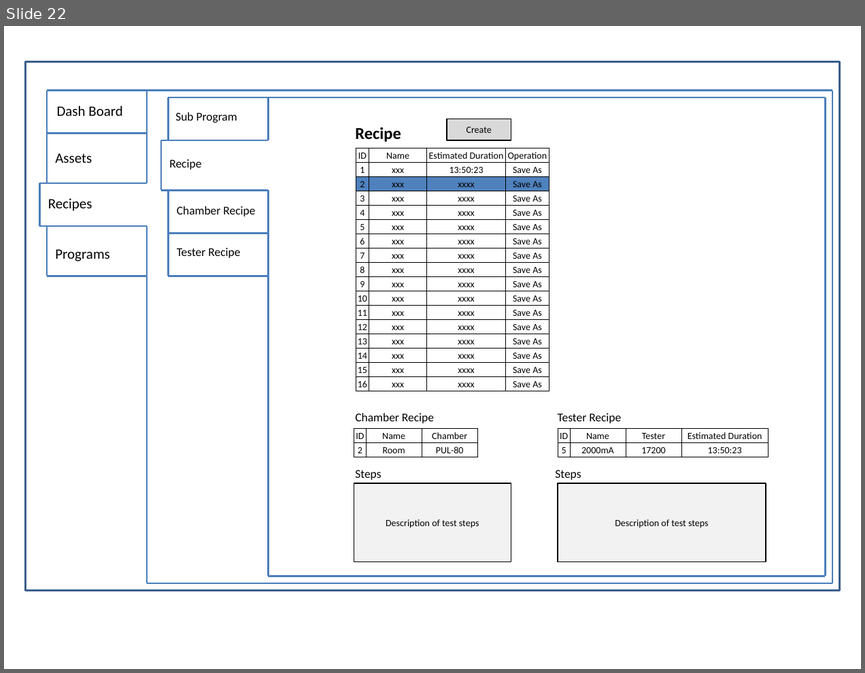
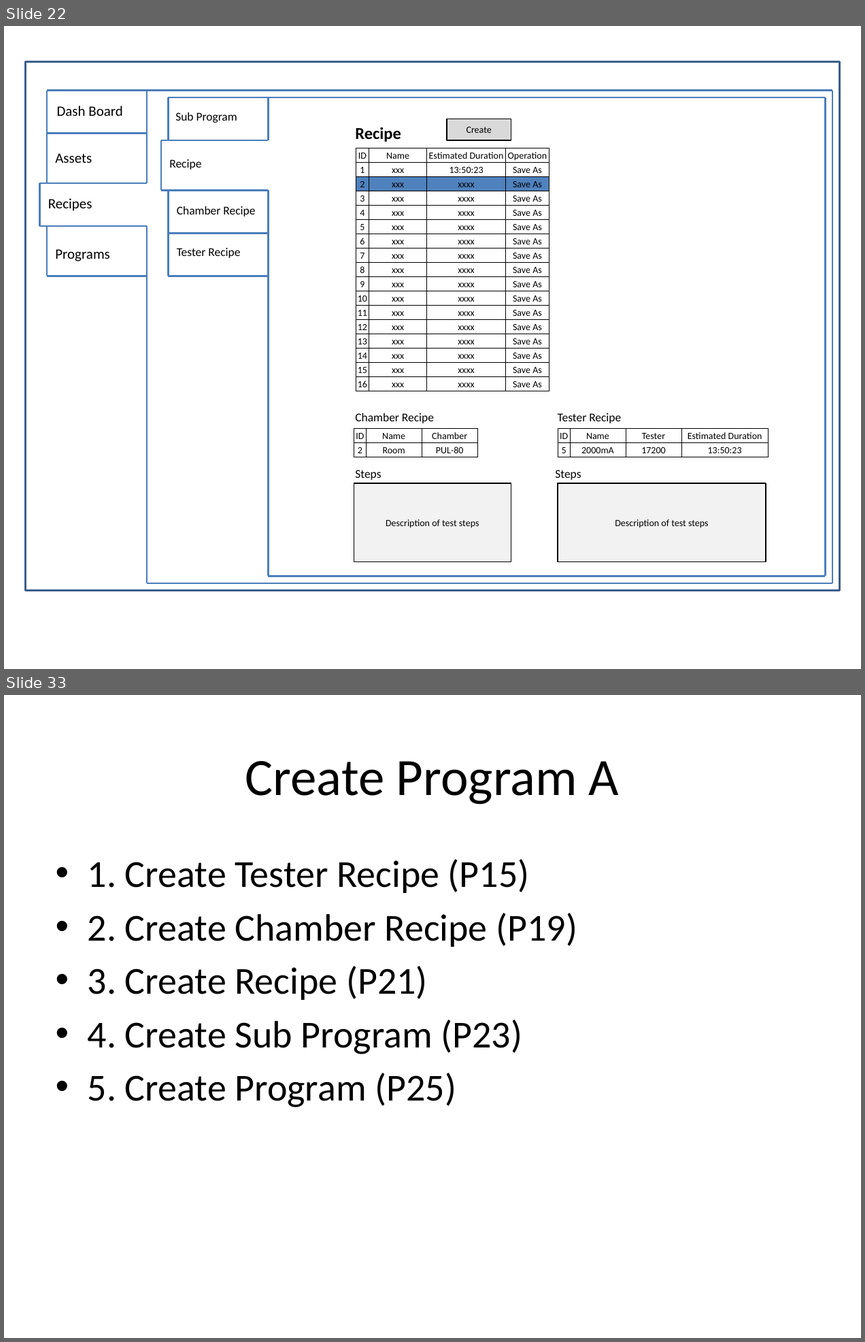
Before and after one commit to happylennychen/BCLabManager, a slide deck: Doc/UI Design.pptx. Shown one above the other, each under a label of ours: slide 22 before the commit, slides 22 and 33 after it; the slides between them are not shown. The pictures are 865x673 and 865x1342 pixels, drawn with LibreOffice and Linux fonts; fonts in the diff are those of the drawing. Boxes give left, top, right and bottom in pixels: in the first picture for what was removed or moved away, otherwise in the second. Text is boxed around its words. In the diff, an @@ line names an element or a change of style, - is before the commit and + after.

```diff
--- a/Doc/UI Design.pptx
+++ b/Doc/UI Design.pptx
@@ slide 33 added at (4,695,861,1338), background #FFFFFF @@
@@ title added at (245,761,619,804), 44 pt, text #000000 @@
+Create Program A
@@ text added at (88,859,577,1107), 32 pt, text #000000 @@
+• 1. Create Tester Recipe (P15)
+• 2. Create Chamber Recipe (P19)
+• 3. Create Recipe (P21)
+• 4. Create Sub Program (P23)
+• 5. Create Program (P25)
```
Also in this commit, not shown: 12 slides changed, 6 other slides added, 5 other files.
